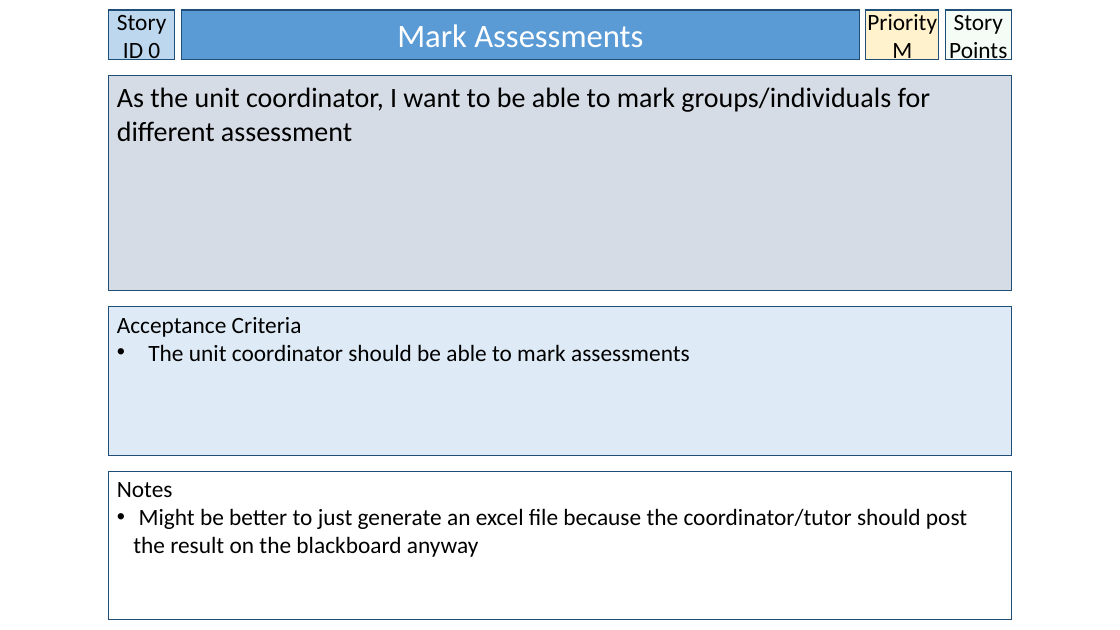
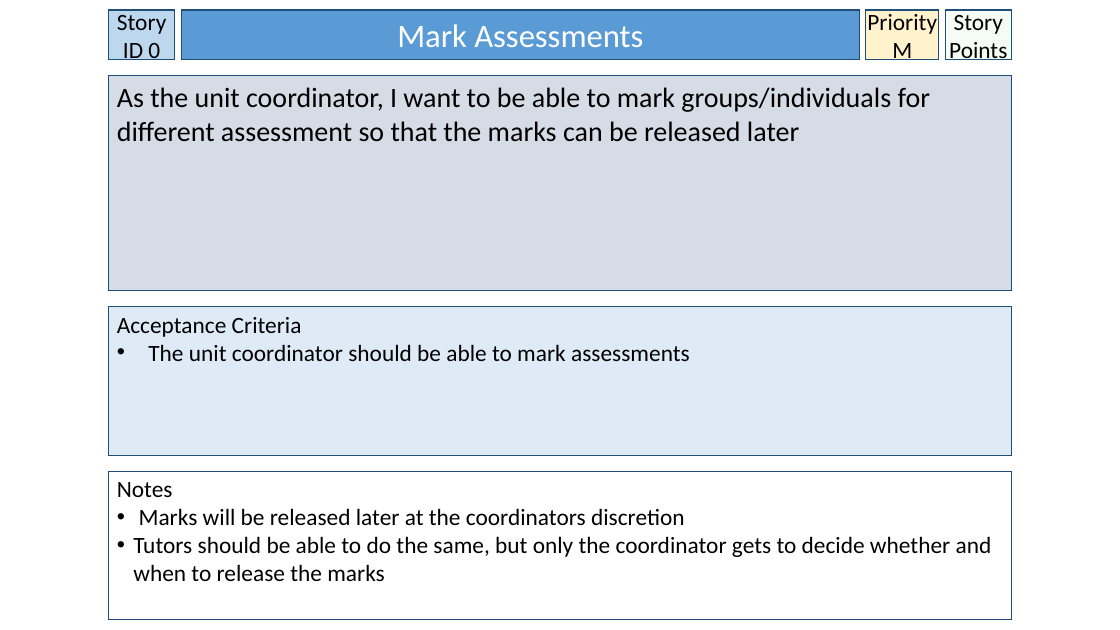
Before and after one commit to BrissyKim/group14, a slide deck: slide 12 of User_story/Yoon User Stories.pptx. Drawn at 1120x630 pixels with LibreOffice and Linux fonts; fonts in the diff are those of the drawing. Boxes give left, top, right and bottom in pixels: in the first picture for what was removed or moved away, otherwise in the second. Text is boxed around its words. In the diff, an @@ line names an element or a change of style, - is before the commit and + after.

```diff
--- a/User_story/Yoon User Stories.pptx
+++ b/User_story/Yoon User Stories.pptx
@@ text in rectangle at box(117, 87, 930, 142): text changed @@
-As the unit coordinator, I want to be able to mark groups/individuals for different assessment
+As the unit coordinator, I want to be able to mark groups/individuals for different assessment so that the marks can be released later
@@ text in rectangle at box(133, 508, 992, 581): text changed @@
-• Might be better to just generate an excel file because the coordinator/tutor should post the result on the blackboard anyway
+• Marks will be released later at the coordinators discretion
+• Tutors should be able to do the same, but only the coordinator gets to decide whether and when to release the marks
```
Also in this commit, not shown: 11 other slides changed, 2 slides added.
